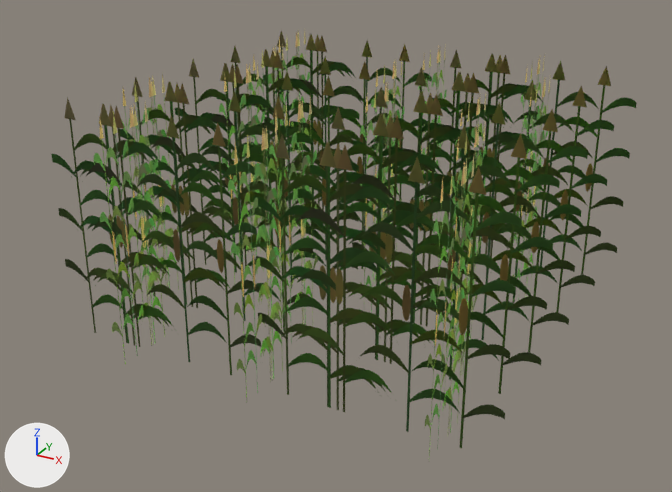
Before and after pictures for a commit that changed the glTF model game/data/meshes/props/Crop_Corn_1.gltf.
One viewpoint serves both versions: a 50 mm camera at (3.58, -6.86, 3.99) aimed at (-0.07, -0.24, 0.68). The axes (+X, +Y, +Z) are drawn at lower left. The lights are the same throughout. The picture after the commit comes second.

Objects in the first picture: 'Crop_Corn_1'.
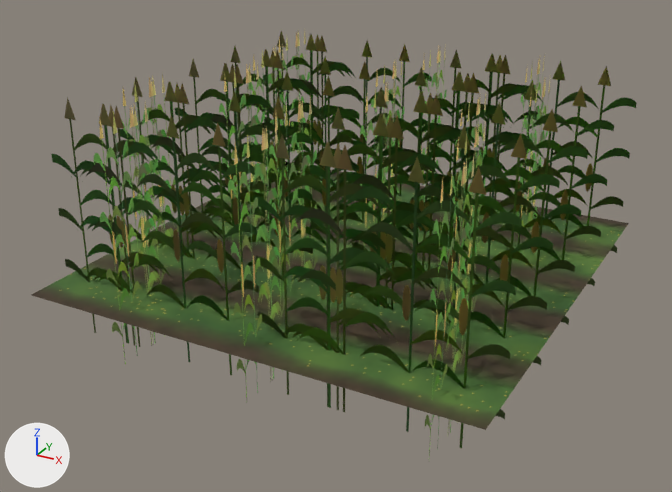
Boxes [x1, y1, x2, y2] around the edits, measured in the pictures (672 x 492 px):
'Crop_Corn_1', reshaped
    before: [51, 30, 637, 456]
    after: [32, 30, 637, 456]
part 1 of me_crop_corn_1, added
    after: [32, 161, 629, 430]

Edits to the bpy script that builds the scene:
```text
Add img_t_decor_crop_top_corn_basecolor_png:
    img_t_decor_crop_top_corn_basecolor_png = load_image('T_Decor_Crop_Top_Corn_BaseColor.png', 'T_Decor_Crop_Top_Corn_BaseColor.png', 512, 512, 'sRGB')
Add img_t_decor_crop_top_corn_orm_png:
    img_t_decor_crop_top_corn_orm_png = load_image('T_Decor_Crop_Top_Corn_ORM.png', 'T_Decor_Crop_Top_Corn_ORM.png', 512, 512, 'Non-Color')
Add img_t_decor_crop_top_corn_normal_png:
    img_t_decor_crop_top_corn_normal_png = load_image('T_Decor_Crop_Top_Corn_Normal.png', 'T_Decor_Crop_Top_Corn_Normal.png', 512, 512, 'Non-Color')
Add mat_mi_decor_crop_top_corn:
    mat_mi_decor_crop_top_corn = bpy.data.materials.new('MI_Decor_Crop_Top_Corn')
    # uses the picture img_t_decor_crop_top_corn_basecolor_png
    # uses the picture img_t_decor_crop_top_corn_normal_png
    # uses the picture img_t_decor_crop_top_corn_orm_png
Change me_crop_corn_1:
    used by ob_crop_corn_1; location = (0.0, 0.0, 0.0)
    verts and faces of me_crop_corn_1; kept vertices keep their numbers, new ones are numbered from 100
    remove me_crop_corn_1.from_pydata(...)  # 100 vertices, 50 faces; spans x -2.0..2.0, y -1.96..1.96, z 0.0..2.16
    add me_crop_corn_1.from_pydata(...)  # 104 vertices, 52 faces; spans x -2.0..2.0, y -2.0..2.0, z 0.0..2.16
    me_crop_corn_1 part 1
    add verts[100] = (-2.0, -2.0, 0.5)  # pixel (30, 295)
    add verts[101] = (2.0, -2.0, 0.5)  # pixel (485, 430)
    add verts[102] = (2.0, 2.0, 0.5)  # pixel (628, 223)
    add verts[103] = (-2.0, 2.0, 0.5)
    add faces += [(100, 101, 102), (100, 102, 103)]  # mat_mi_decor_crop_top_corn
    add me_crop_corn_1.materials.append(mat_mi_decor_crop_top_corn)
```
